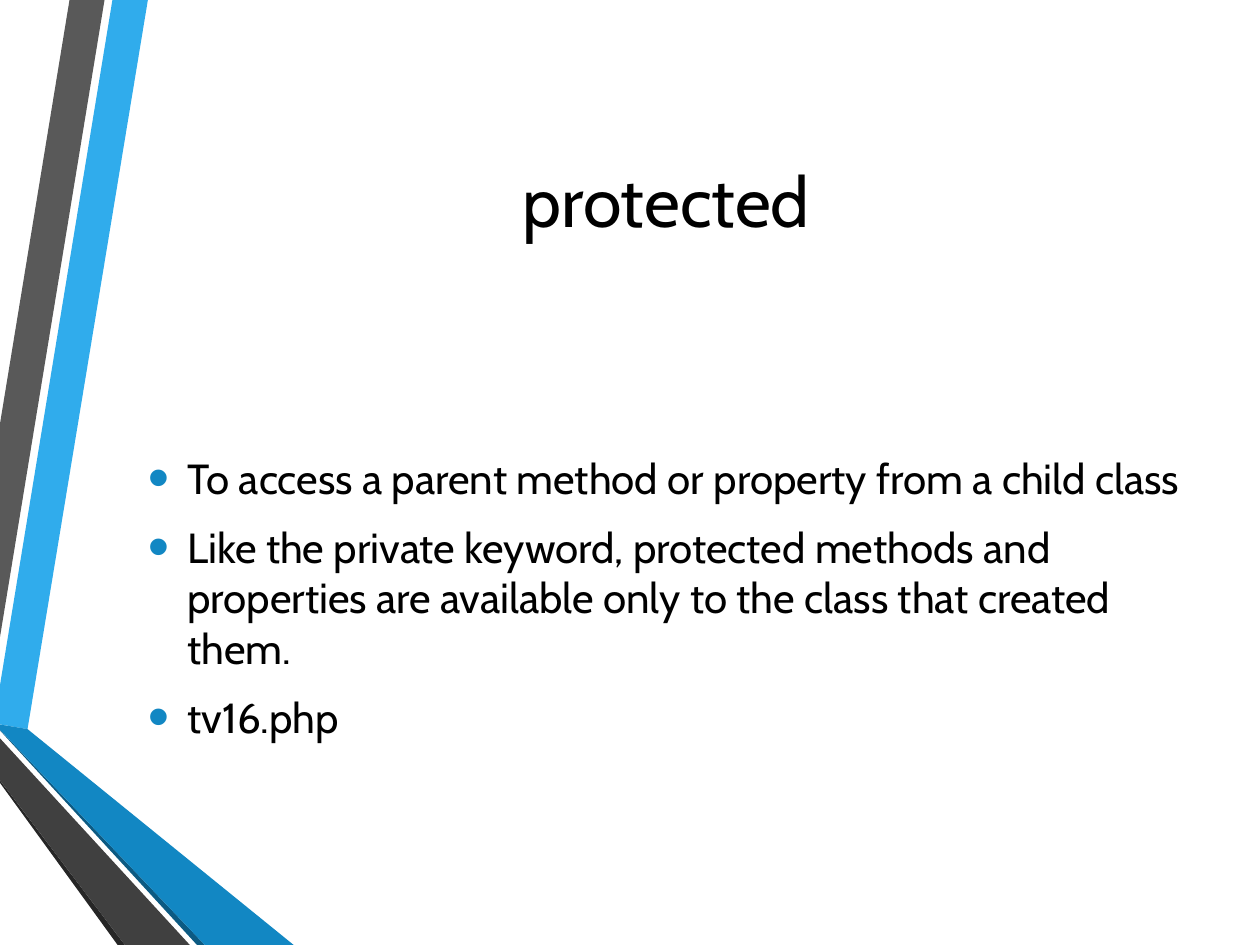
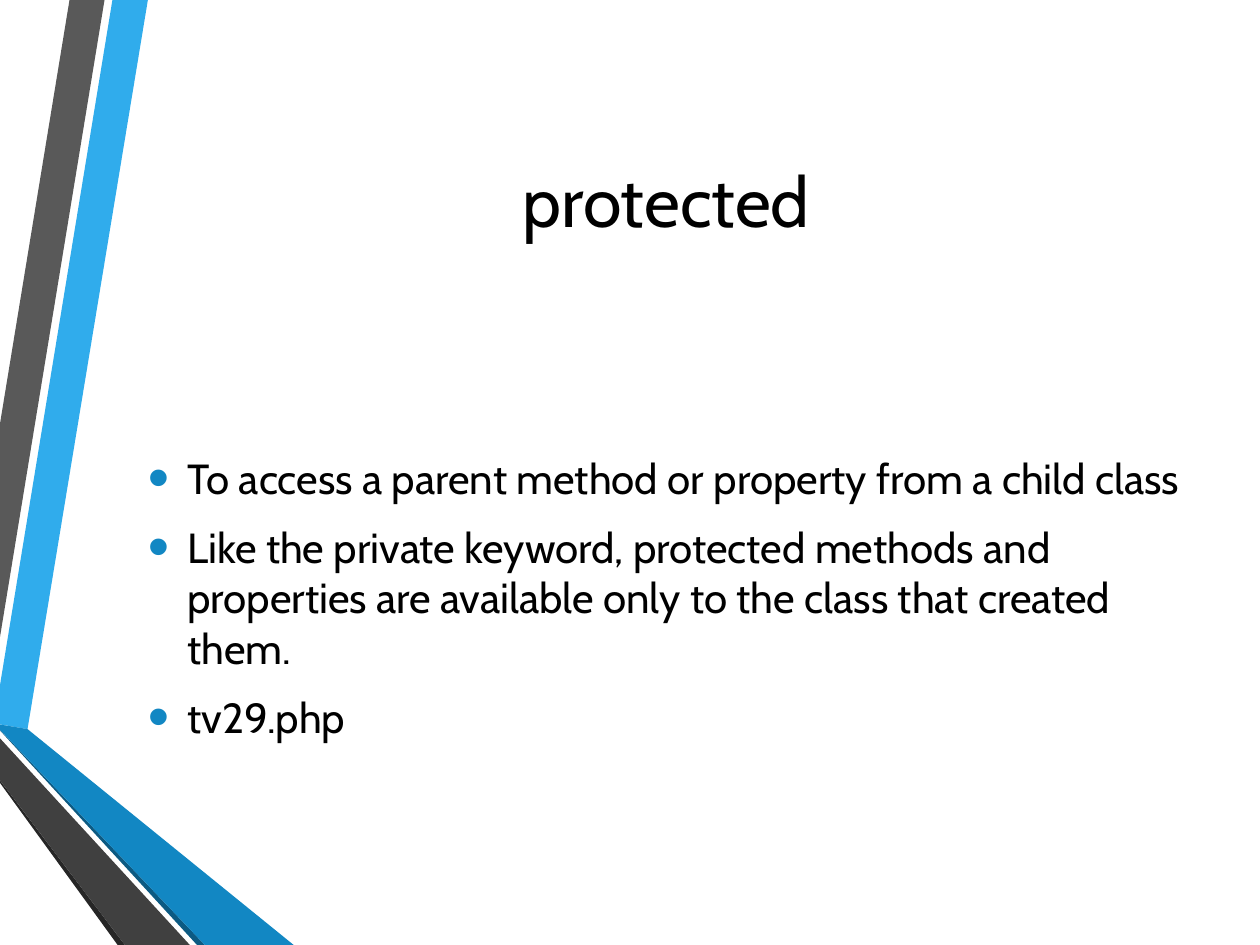
Before and after one commit to hatted/fevaworks-php, a slide deck: slide 26 of php-fw7/lesson7a-tv.pptx (slide 22 before the commit). Drawn at 1260x945 pixels with LibreOffice and Linux fonts; fonts in the diff are those of the drawing; background and template pictures are left out. Boxes give left, top, right and bottom in pixels: in the first picture for what was removed or moved away, otherwise in the second. Text is boxed around its words. In the diff, an @@ line names an element or a change of style, - is before the commit and + after.

```diff
--- a/php-fw7/lesson7a-tv.pptx
+++ b/php-fw7/lesson7a-tv.pptx
@@ text at bbox=[187, 701, 345, 743]: text changed @@
-• tv16.php
+• tv29.php
```
Also in this commit, not shown: 13 other slides changed, 5 slides added, 2 slides removed, 44 other files.
